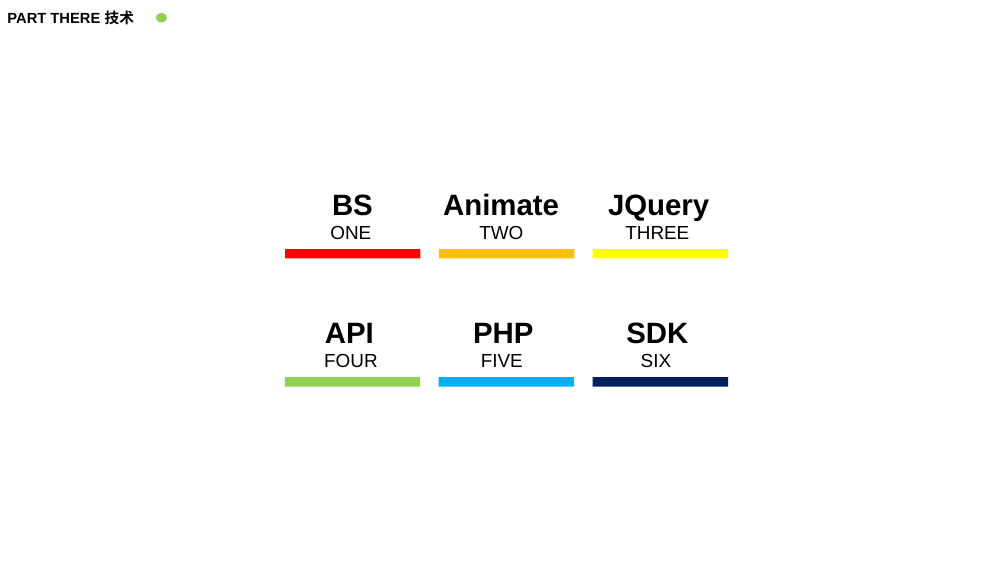
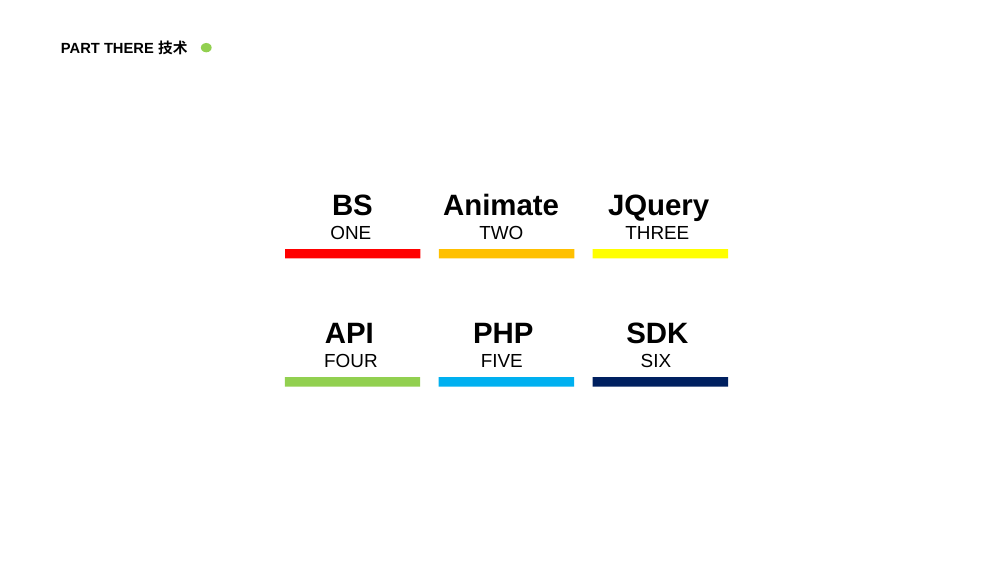
Before and after one commit to ShuoyuGong/Tool, a slide deck: slide 12 of Everything（TOOLS）.pptx. Drawn at 1008x567 pixels with LibreOffice and Linux fonts; fonts in the diff are those of the drawing; background and template pictures are left out. Boxes give left, top, right and bottom in pixels: in the first picture for what was removed or moved away, otherwise in the second. Text is boxed around its words. In the diff, an @@ line names an element or a change of style, - is before the commit and + after.

```diff
--- a/Everything（TOOLS）.pptx
+++ b/Everything（TOOLS）.pptx
@@ text "PART THERE 技术": place and size @@
-text "PART THERE 技术" at [7, 10, 134, 25]
+text "PART THERE 技术" at [61, 40, 187, 55]
@@ ellipse: place and size @@
-ellipse at [156, 13, 166, 22]
+ellipse at [201, 43, 212, 52]
```
Also in this commit, not shown: 8 other slides changed, 20 other files.
